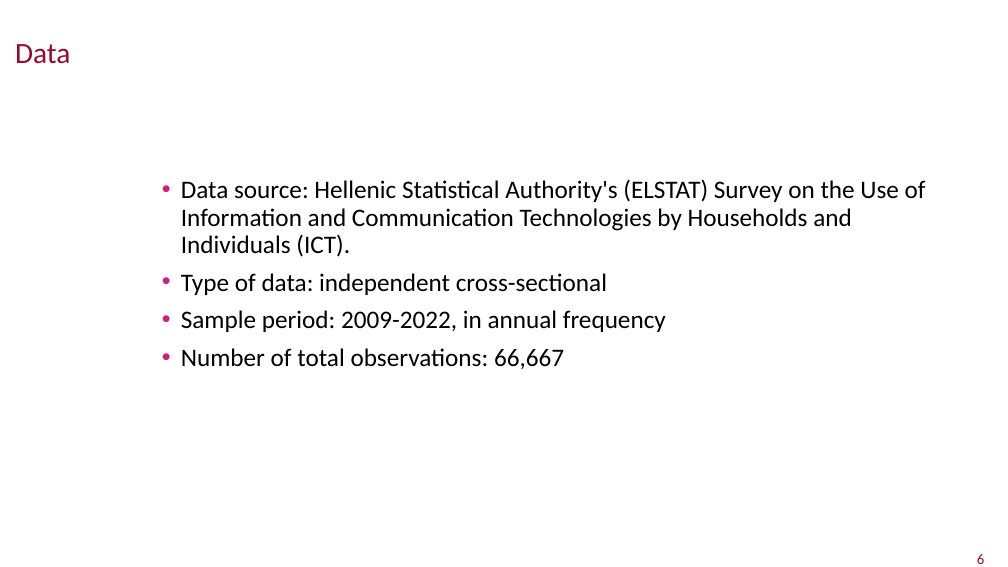
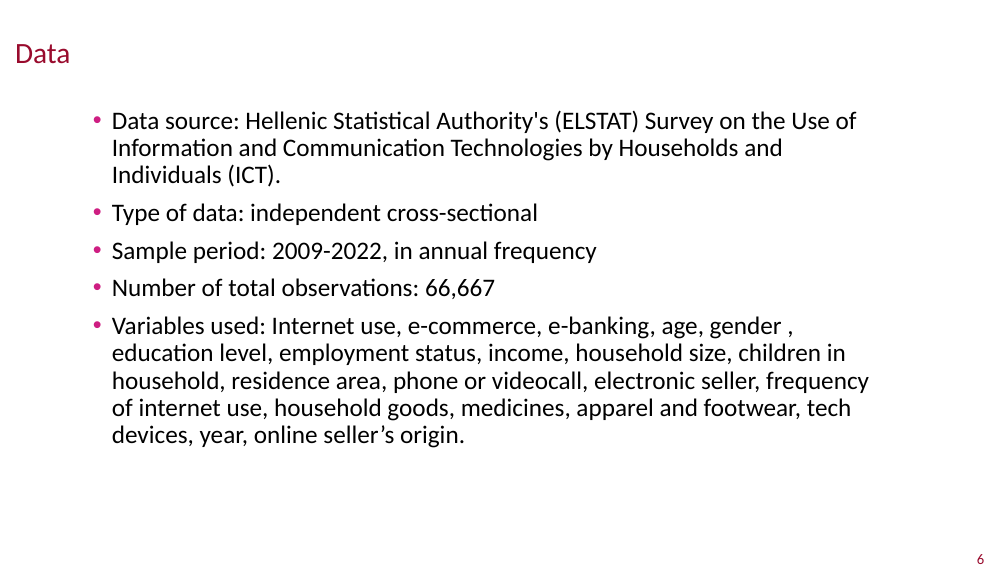
Before and after one commit to peterpan199/Thesis, a slide deck: slide 6 of Thesis Presentation.pptx. Drawn at 1008x567 pixels with LibreOffice and Linux fonts; fonts in the diff are those of the drawing; background and template pictures are left out. Boxes give left, top, right and bottom in pixels: in the first picture for what was removed or moved away, otherwise in the second. Text is boxed around its words. In the diff, an @@ line names an element or a change of style, - is before the commit and + after.

```diff
--- a/Thesis Presentation.pptx
+++ b/Thesis Presentation.pptx
@@ text "Data source: Hellenic Statistical Authority's ...": place and size @@
-text "Data source: Hellenic Statistical Authority's ..." at <box>181,179,926,369</box>
+text "Data source: Hellenic Statistical Authority's ..." at <box>112,110,869,448</box>
@@ text at <box>112,316,869,448</box>: paragraph added @@
+• Variables used: Internet use, e-commerce, e-banking, age, gender , education level, employment status, income, household size, children in household, residence area, phone or videocall, electronic seller, frequency of internet use, household goods, medicines, apparel and footwear, tech devices, year, online seller’s origin.
```
Also in this commit, not shown: 1 other slide changed.
